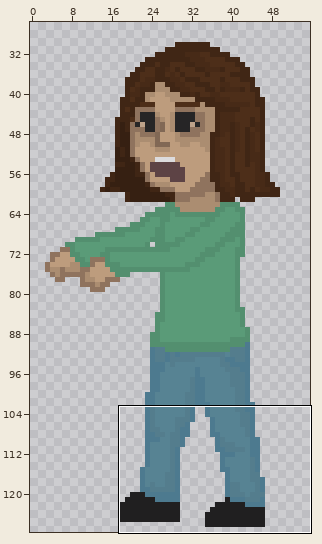
A pixel-art file gets an edit: assets_raw/customer.aseprite. The picture above shows the old version from afar; the outline marks the close-up.
Close-up. The starting point:
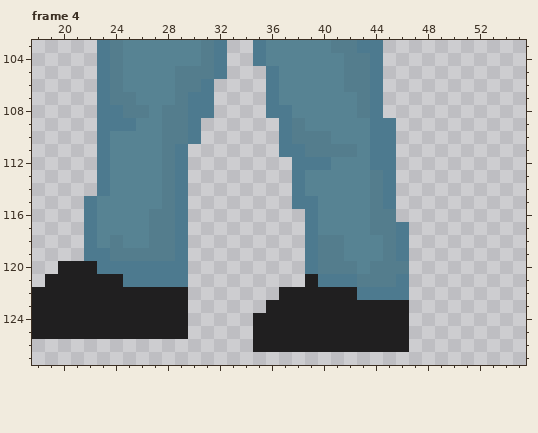
64x128 pixels, 4 frames. Colours within 5 levels of each other are drawn and written as one. Shown: frame 4: x 18..55, y 103..127. The wide view leaves out empty margins. The commit also changed other frames or places, which this record leaves out.
The same view after the edit:
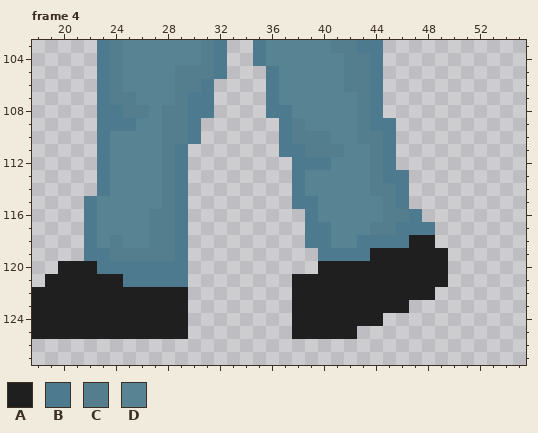
Palette (. is transparent): A #201f20  B #4d7a8f  C #547d8d  D #578393
Change:
Frame 4, layer "Layer 3":
y 109: x 43 D -> C
y 110: x 43..44 DB -> CC
y 111: x 42 C -> D; x 44 B -> C
y 112: x 44 B -> C
y 113: x 46 . -> B
y 114: x 45..46 B. -> CB
y 115: x 44..46 CB. -> DCB
y 116: x 44 C -> D; x 46..47 .. -> CB
y 117: x 40 D -> B; x 47..48 .. -> BB
y 118: x 40..41 CC -> BD; x 43..45 DDC -> BBB; x 47..48 .. -> AA
y 119: x 39..49 BCCDDDCB... -> .BBBBAAAAAA
y 120: x 39..49 BCCCDCCC... -> .AAAAAAAAAA
y 121: x 38 . -> A; x 40..49 BBBCCCB... -> AAAAAAAAAA
y 122: x 37 A -> .; x 43..48 BBBB.. -> AAAAAA
y 123: x 36..37 AA -> ..
y 124: x 35..37 AAA -> ...; x 45..46 AA -> ..
y 125: x 35..37 AAA -> ...; x 43..46 AAAA -> ....
y 126: x 35..46 AAAAAAAAAAAA -> ............
